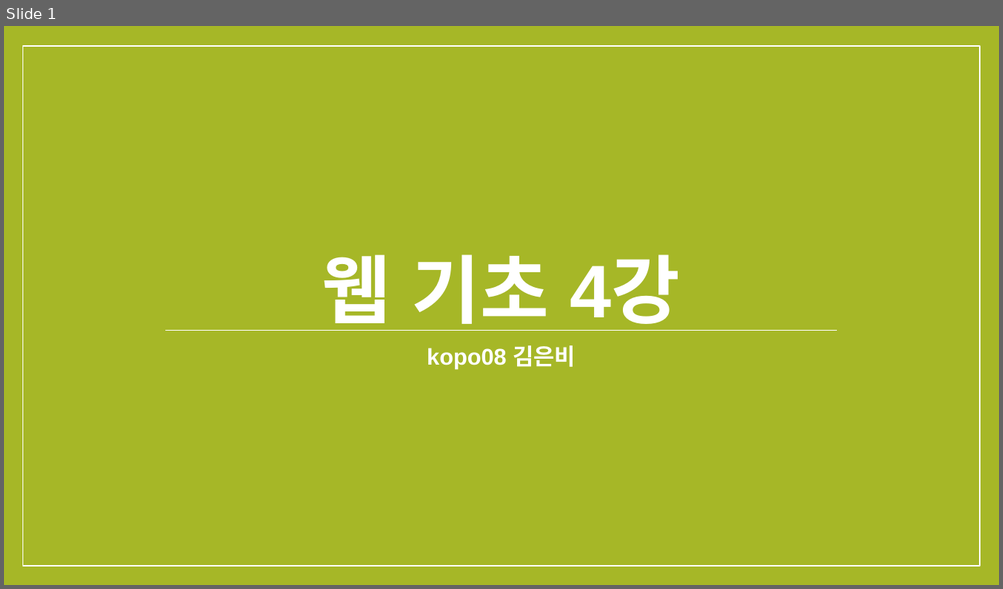
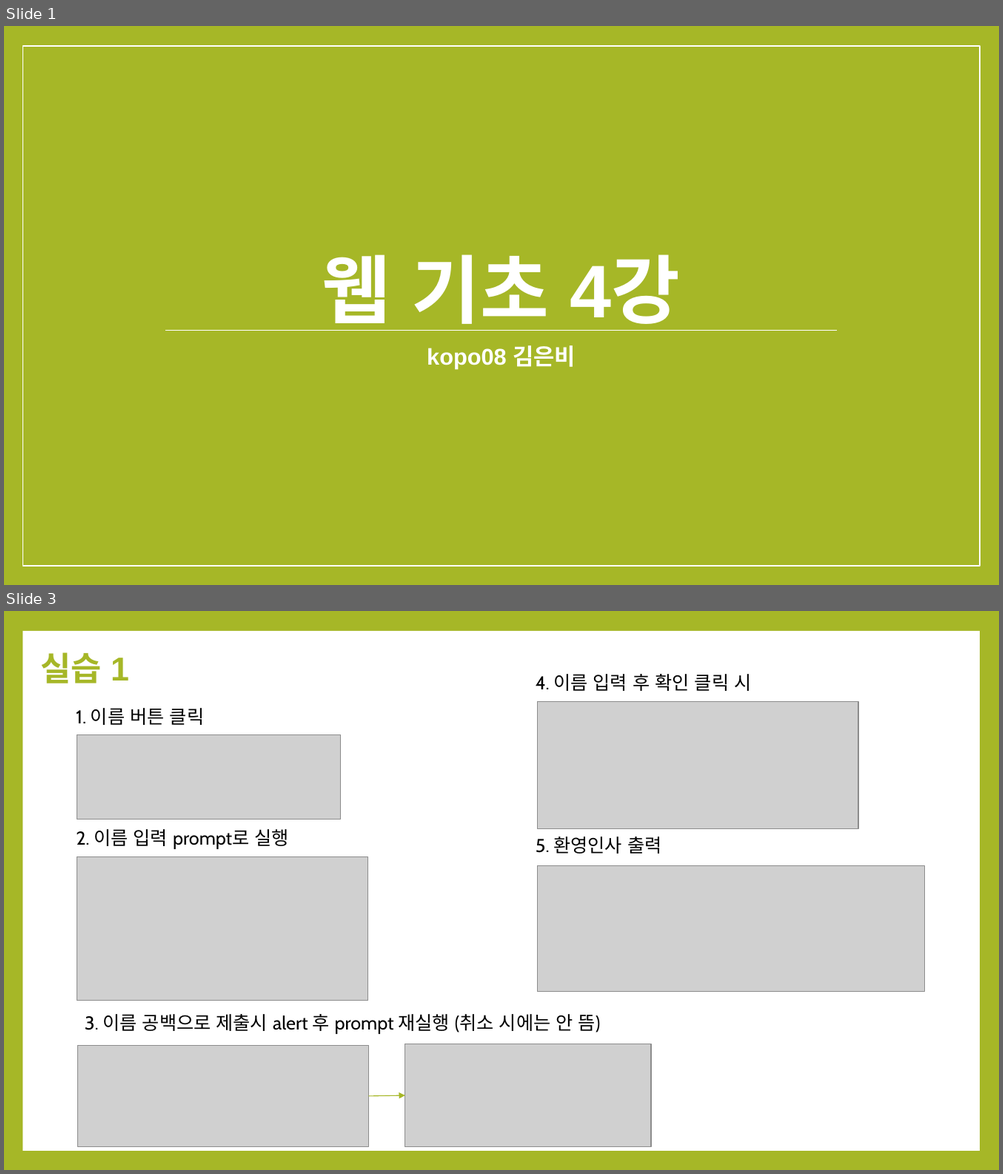
Before and after one commit to EunbInn/WEB, a slide deck: lecture04/웹 기초 4강.pptx. Shown one above the other, each under a label of ours: slide 1 before the commit, slides 1 and 3 after it; the slides between them are not shown. The pictures are 1003x589 and 1003x1174 pixels, drawn with LibreOffice and Linux fonts; fonts in the diff are those of the drawing; grey boxes stand for pictures. Boxes give left, top, right and bottom in pixels: in the first picture for what was removed or moved away, otherwise in the second. Text is boxed around its words. In the diff, an @@ line names an element or a change of style, - is before the commit and + after.

```diff
--- a/lecture04/웹 기초 4강.pptx
+++ b/lecture04/웹 기초 4강.pptx
@@ slide 3 added at box(4, 611, 999, 1170), background #A6B727 @@
@@ rectangle added at box(22, 631, 979, 1151), fill #FFFFFF @@
@@ title added at box(40, 652, 129, 684), 32 pt, text #A6B727, bold @@
+실습 1
@@ text added at box(535, 674, 751, 691), 18 pt, text #000000 @@
+4. 이름 입력 후 확인 클릭 시
@@ text added at box(76, 708, 204, 725), 18 pt, text #000000 @@
+1. 이름 버튼 클릭
@@ picture added at box(538, 702, 858, 829) @@
@@ picture added at box(77, 735, 341, 820) @@
@@ text added at box(76, 829, 288, 849), 18 pt, text #000000 @@
+2. 이름 입력 prompt로 실행
@@ text added at box(535, 837, 661, 854), 18 pt, text #000000 @@
+5. 환영인사 출력
@@ picture added at box(77, 857, 368, 1001) @@
@@ picture added at box(538, 866, 925, 992) @@
@@ text added at box(85, 1014, 600, 1034), 18 pt, text #000000 @@
+3. 이름 공백으로 제출시 alert 후 prompt 재실행 (취소 시에는 안 뜸)
@@ picture added at box(78, 1046, 369, 1147) @@
@@ picture added at box(405, 1045, 652, 1147) @@
@@ arrow added from (369, 1096) to (405, 1096), #A6B727 0.79 pt @@
```
Also in this commit, not shown: 2 slides changed, 7 other slides added, 2 slides removed, 14 other files.
